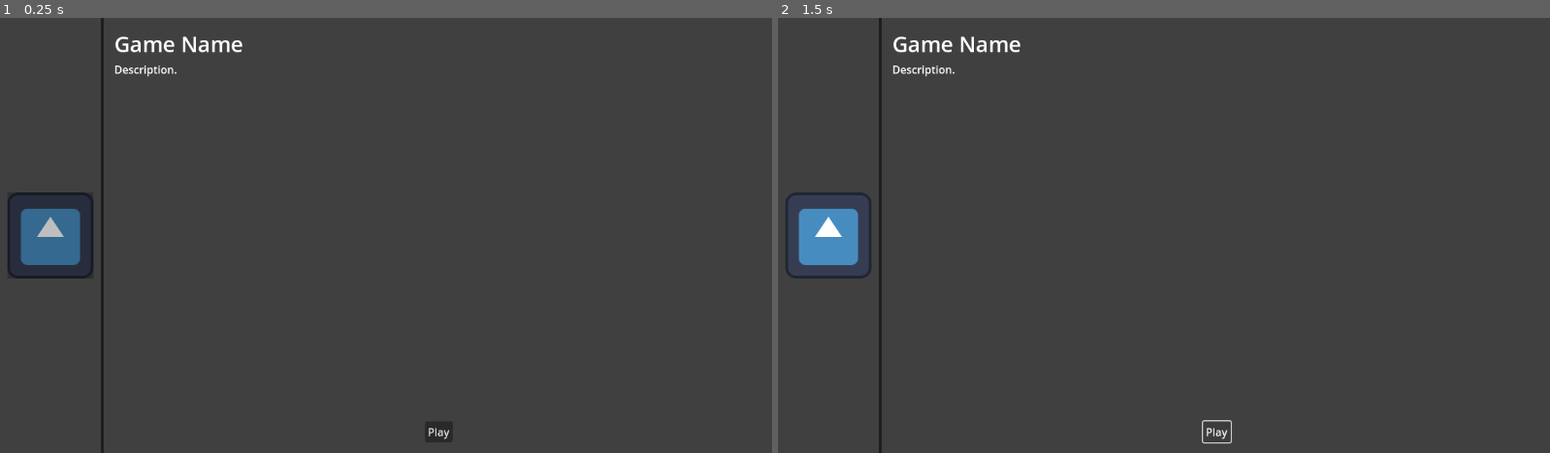
Above: before the commit, frames 1-2 (left to right).
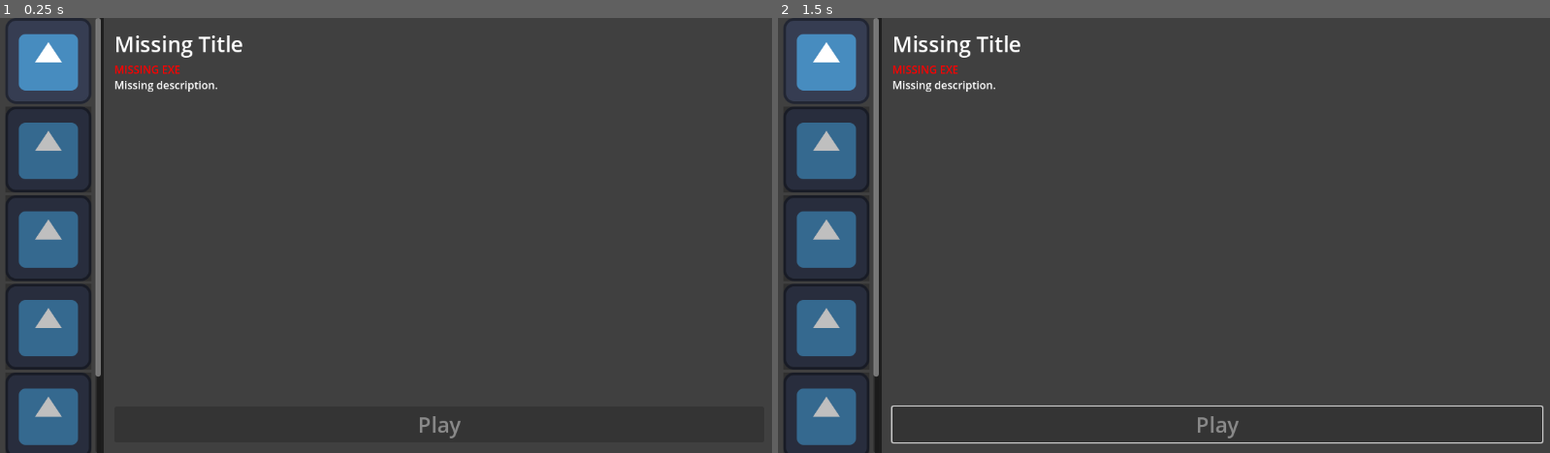
Above: after the commit, the same moments.

Repository: Ieida/Godot-Launcher-Example
Game: Godot game, scene res://ui.tscn
Same seed, same stepped clock (60 frames per second), same inputs: the game is played once before the commit and once after it. The engine's default icon, where the game draws it, is replaced by a stand-in: a white triangle on a blue panel in a dark square.
Inputs (mouse positions are in pixels of both pictures, inside the frame that each line leads up to):
- Up to frame 1 (0.25 s): no input
- Up to frame 2 (1.5 s): click (1218, 431) at 0.5 s, where only the run before the commit has a clickable "Play"; click (1218, 431) at 1.25 s, where only the run before the commit has a clickable "Play"

The runs differ from the first frame. In frame 1, 6.9% of the frame differs, in the area x 0-60%, y 0-100%; in frame 2, 8.4%, in the area x 0-100%, y 0-100%.
Error before the commit: Invalid access to property or key 'title' on a base object of type 'Nil'. (res://game_button.tscn::GDScript_piioo:19)

Commit message:
bunch of improvements

Diff:
--- a/game_button.tscn
+++ b/game_button.tscn
@@ -8,25 +8,32 @@
 
 @export var focused: bool = false
 var title: Label
-var description: Label
-var game_id: String
+var description: RichTextLabel
+var play_button: Button
+var game_id: int
 var ui
 
 func _ready():
 	$ColorRect.hide()
 	focus_entered.connect(_on_focus_entered)
-	focus_exited.connect(_on_focus_exited)
 	if focused: grab_focus()
 
 func _on_focus_entered():
 	$ColorRect.show()
+	get_parent_control().get_child(ui.selected_id)._on_focus_exited()
 	ui.selected_id = game_id
-	var g = Games.games[game_id]
-	title.text = g[\"title\"]
-	description.text = g[\"description\"]
+	var g: Dictionary = Games.games[game_id]
+	var t = g[\"title\"] if g.has(\"title\") else \"Missing Title\"
+	var d: String = g[\"description\"] if g.has(\"description\") else \"Missing description.\"
+	if not g.has(&\"exe_path\"):
+		play_button.disabled = true
+		d = d.insert(0, \"[color=RED]MISSING EXE[/color]\\n\")
+	title.text = t
+	description.text = d
 
 func _on_focus_exited():
 	$ColorRect.hide()
+	play_button.disabled = false
 "
 
 [node name="GameButton" type="TextureButton"]
--- a/games.gd
+++ b/games.gd
@@ -1,23 +1,31 @@
 extends Node
 
-const directory: String = ""
-var games: Dictionary
+var games: Array
 
 func _enter_tree():
 	load_games()
 
 func load_games():
 	### WARNING: OS.get_executable_path() isn't reliable on macOS
-	var path = directory if directory != "" else OS.get_executable_path().get_base_dir()
+	### Get path to launcher executable
+	var path = OS.get_executable_path().get_base_dir()
+	### Load all of the games
 	var dirs = DirAccess.get_directories_at(path)
 	for d in dirs:
-		var fs = DirAccess.get_files_at("/".join([path, d]))
-		var exe: String
-		var info: String
-		for f in fs:
+		var full_path = "/".join([path, d])
+		var file_paths = DirAccess.get_files_at(full_path)
+		### Load game
+		var info = {}
+		for f in file_paths:
+			var file_path = "/".join([full_path, f])
 			if f.get_extension() == "exe":
-				exe = "/".join([path, d, f])
+				info[&"exe_path"] = file_path
 			elif f.get_extension() == "json":
-				info = "/".join([path, d, f])
-		var s = FileAccess.get_file_as_string(info)
-		games[exe] = JSON.parse_string(s)
+				var s = FileAccess.get_file_as_string(file_path)
+				var p = JSON.parse_string(s)
+				if not p: printerr("Failed parsing %s" % file_path)
+				else:
+					info[&"info_path"] = file_path
+					info.merge(p)
+		### Save loaded game
+		games.append(info)
--- a/ui.tscn
+++ b/ui.tscn
@@ -9,22 +9,23 @@
 @export var button_container: Container
 @export var button: PackedScene
 @export var title: Label
-@export var description: Label
+@export var description: RichTextLabel
 @export var play: Button
-var selected_id: String
+var selected_id: int
 
 func _ready():
 	play.pressed.connect(_on_play)
-	for game in Games.games.keys():
+	for game in Games.games:
 		var b = button.instantiate()
 		b.title = title
 		b.description = description
-		b.game_id = game
+		b.game_id = Games.games.find(game)
 		b.ui = self
+		b.play_button = play
 		button_container.add_child(b)
 
 func _on_play():
-	OS.execute(selected_id, [])
+	OS.execute(Games.games[selected_id][&\"exe_path\"], [])
 "
 
 [sub_resource type="StyleBoxFlat" id="StyleBoxFlat_sfpoe"]
@@ -44,7 +45,16 @@
 [sub_resource type="LabelSettings" id="LabelSettings_lovmn"]
 font_size = 32
 
-[sub_resource type="LabelSettings" id="LabelSettings_2k718"]
+[sub_resource type="GDScript" id="GDScript_jpi0x"]
+resource_name = "description"
+script/source = "extends RichTextLabel
+
+func _ready():
+	meta_clicked.connect(_on_meta_clicked)
+
+func _on_meta_clicked(meta: Variant):
+	OS.shell_open(str(meta))
+"
 
 [node name="UI" type="Control" node_paths=PackedStringArray("button_container", "title", "description", "play")]
 layout_mode = 3
@@ -115,16 +125,18 @@
 layout_mode = 2
 size_flags_vertical = 3
 
-[node name="Description" type="Label" parent="HBoxContainer/Descriptions/VBoxContainer/ScrollContainer"]
+[node name="Description" type="RichTextLabel" parent="HBoxContainer/Descriptions/VBoxContainer/ScrollContainer"]
 layout_mode = 2
 size_flags_horizontal = 3
 size_flags_vertical = 3
-text = "Description."
-label_settings = SubResource("LabelSettings_2k718")
-autowrap_mode = 3
+bbcode_enabled = true
+text = "[color=AQUA]Description[/color].[p]New paragraph.[/p]
+[font_size=512]OMG[/font_size]"
+fit_content = true
+script = SubResource("GDScript_jpi0x")
 
 [node name="Play" type="Button" parent="HBoxContainer/Descriptions/VBoxContainer"]
 layout_mode = 2
-size_flags_horizontal = 4
-size_flags_vertical = 4
+size_flags_vertical = 8
+theme_override_font_sizes/font_size = 32
 text = "Play"
